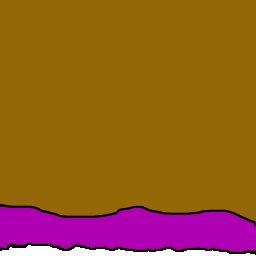
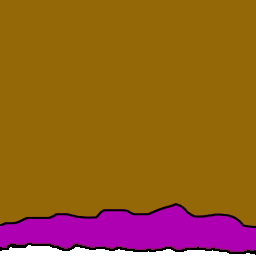
Revision of a layered (256, 256) image; what changed, layer by layer:
hid "N3XD Middle" over [0, 203, 256, 228]
added layer "N3XD Middle-New" above "N3XD" over [0, 203, 256, 228]
